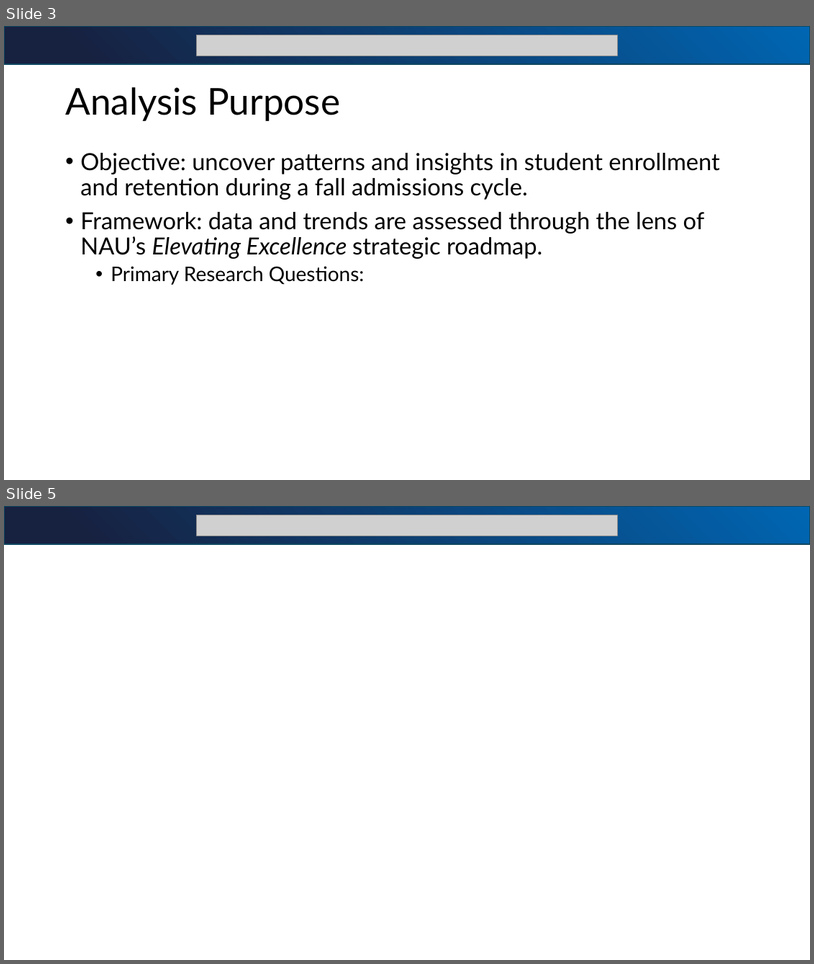
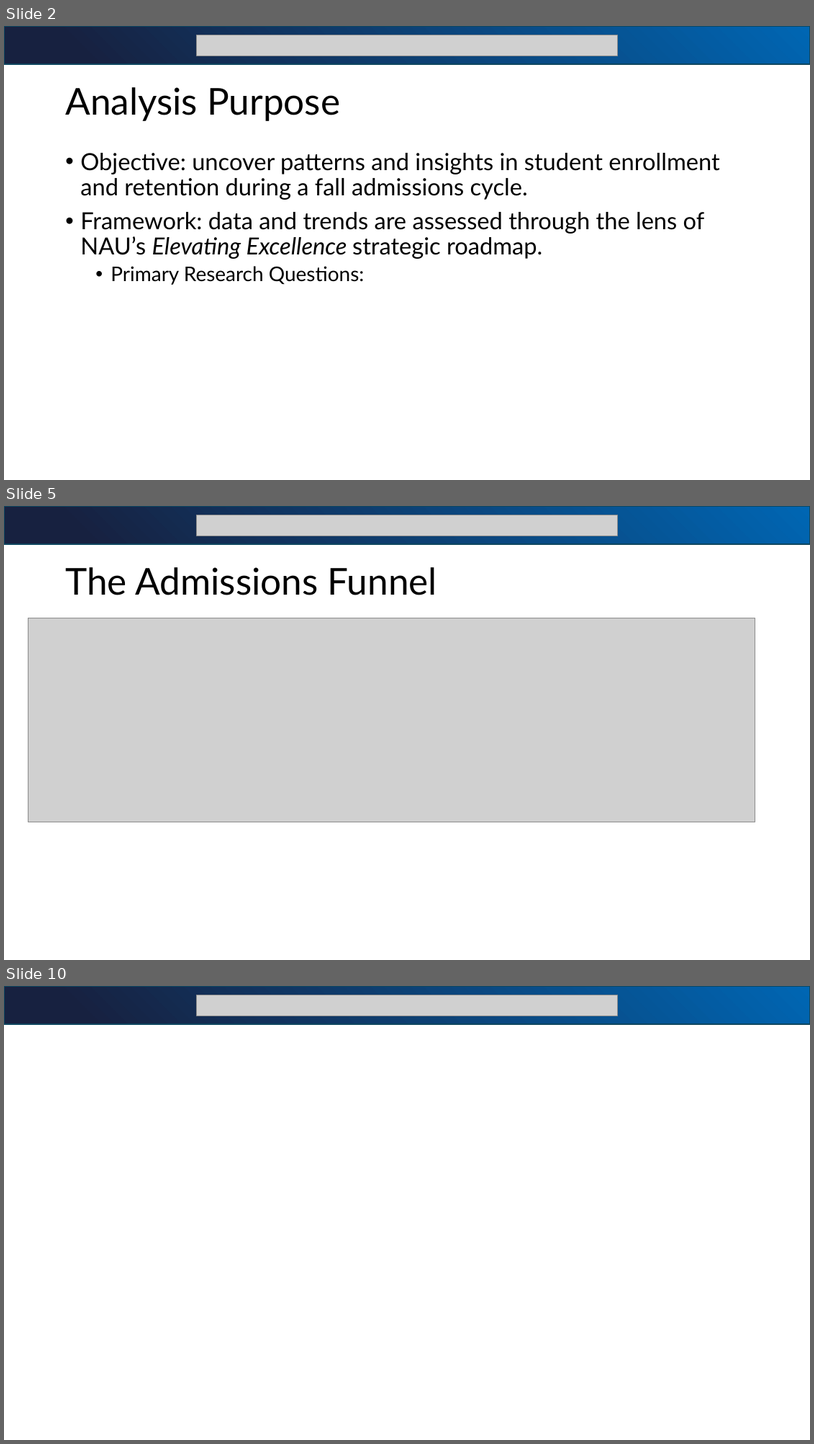
Before and after one commit to bjjefferies/bia_sr_sem_presentation, a slide deck: BIA_SEM_Presentation.pptx. Shown one above the other, each under a label of ours: slides 3 and 5 before the commit, slides 2, 5 and 10 after it; the slides between them are not shown. The pictures are 814x964 and 814x1444 pixels, drawn with LibreOffice and Linux fonts; fonts in the diff are those of the drawing; grey boxes stand for pictures. Boxes give left, top, right and bottom in pixels: in the first picture for what was removed or moved away, otherwise in the second. Text is boxed around its words. In the diff, an @@ line names an element or a change of style, - is before the commit and + after.

```diff
--- a/BIA_SEM_Presentation.pptx
+++ b/BIA_SEM_Presentation.pptx
@@ slide 5 added at [4, 506, 810, 960], background #FFFFFF @@
@@ rectangle added at [4, 506, 810, 544], fill gradient #172140 to #0066B3, outline #104760 1.5 pt @@
@@ picture added at [197, 515, 618, 536] @@
@@ title added at [65, 567, 437, 595], 44 pt, text #000000 @@
+The Admissions Funnel
@@ picture added at [28, 618, 756, 822] @@
@@ what was slide 3 is now slide 2 @@
@@ what was slide 5 is now slide 10 @@
```
Also in this commit, not shown: 2 slides changed, 8 other slides added, 1 slide removed, 8 other files.
